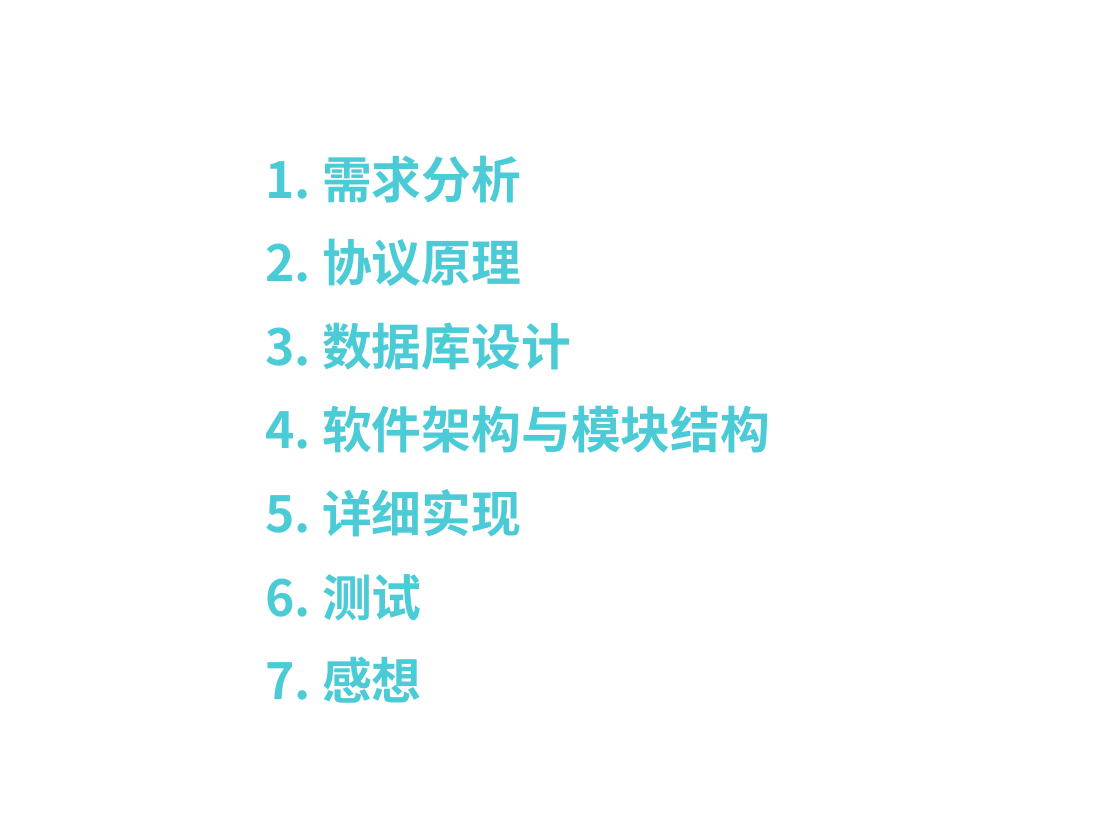
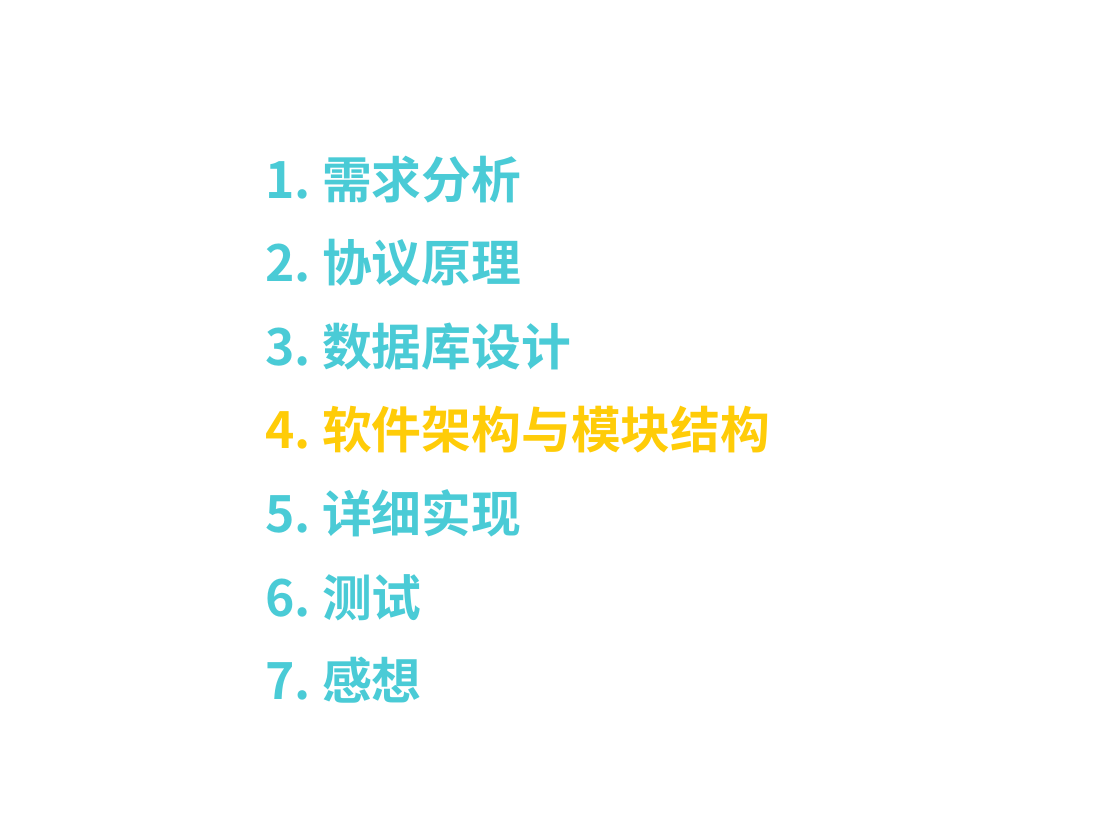
Before and after one commit to liufangri/eapsimulator, a slide deck: slide 9 of docs/培训课题/W10582孙晓宇.pptx. Drawn at 1120x840 pixels with LibreOffice and Linux fonts; fonts in the diff are those of the drawing; background and template pictures are left out. Boxes give left, top, right and bottom in pixels: in the first picture for what was removed or moved away, otherwise in the second. Text is boxed around its words. In the diff, an @@ line names an element or a change of style, - is before the commit and + after.

```diff
--- a/docs/培训课题/W10582孙晓宇.pptx
+++ b/docs/培训课题/W10582孙晓宇.pptx
@@ text at <box>322,405,770,453</box>: text colour #4ACBD6 to #FFCC08 in "软件架构与模块结构" @@
```
Also in this commit, not shown: 11 other slides changed, 1 slide removed, 9 other files.
